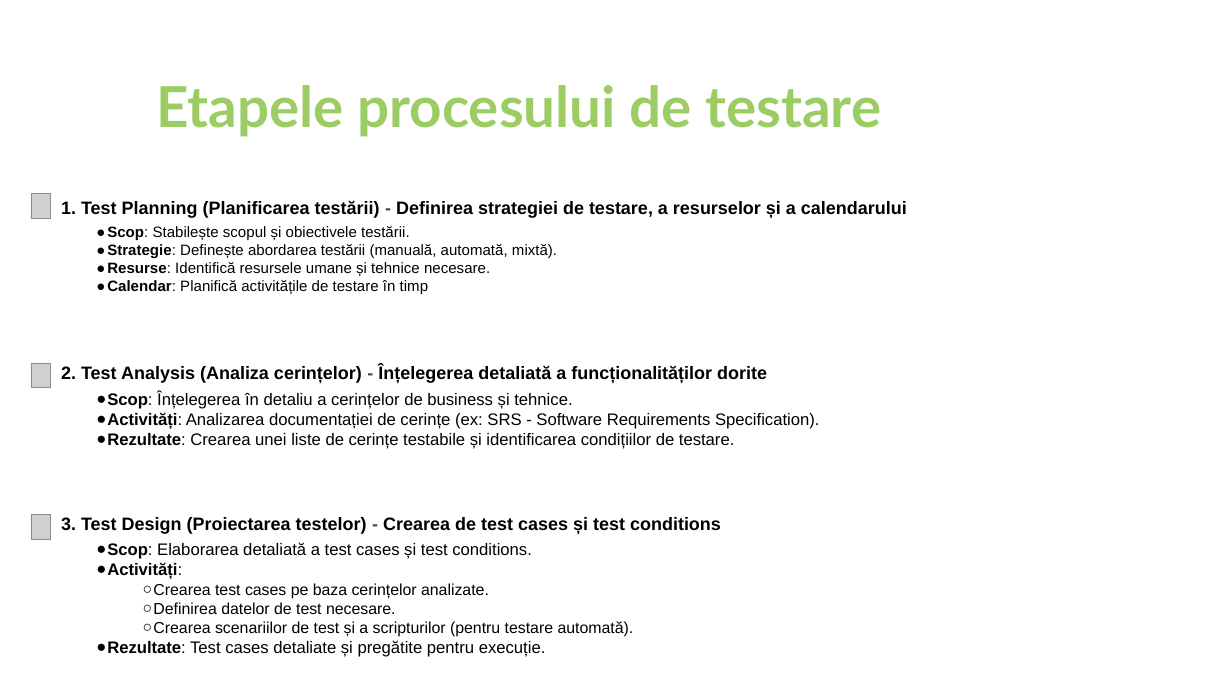
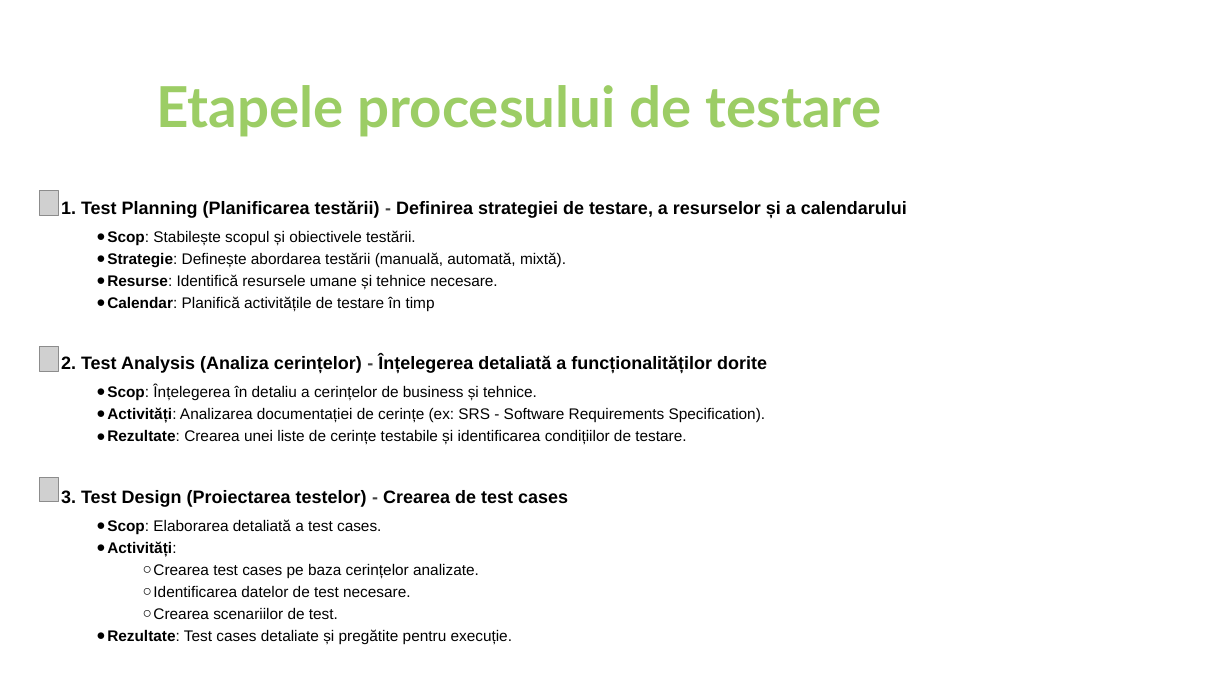
Before and after one commit to AlinT84/Testing-Project-for-Automation-Exercise-E-commerce-Website, a slide deck: slide 3 of Testing Project for Automation Exercise E-commerce Website.pptx. Drawn at 1232x693 pixels with LibreOffice and Linux fonts; fonts in the diff are those of the drawing; grey boxes stand for pictures; background and template pictures are left out. Boxes give left, top, right and bottom in pixels: in the first picture for what was removed or moved away, otherwise in the second. Text is boxed around its words. In the diff, an @@ line names an element or a change of style, - is before the commit and + after.

```diff
--- a/Testing Project for Automation Exercise E-commerce Website.pptx
+++ b/Testing Project for Automation Exercise E-commerce Website.pptx
@@ picture: place and size @@
-picture at [31,194,51,219]
+picture at [39,191,58,216]
@@ text at [61,200,907,645]: size 11.7 to 12 pt in "Scop: Stabilește scopul și obiectivele testării.", "Strategie: Definește abordarea testării (manuală, automată,  ...", "Resurse: Identifică resursele umane și tehnice necesare.", "Calendar: Planifică activitățile de testare în timp"; size 13 to 12 pt in "Scop: Înțelegerea în detaliu a cerințelor de ...", "Activități: Analizarea documentației de cerințe (ex: SRS ...", "Rezultate: Crearea unei liste de cerințe testabile ...", "Activități:" and 1 more places; size 12.3 to 12 pt in "Crearea test cases pe baza cerințelor analizate."; line spacing 1 to 1.2; more space between paragraphs @@
@@ picture: place and size @@
-picture at [31,363,51,388]
+picture at [39,347,58,372]
@@ picture: place and size @@
-picture at [31,515,51,540]
+picture at [39,478,58,503]
@@ text at [61,490,568,534]: text changed @@
-3. Test Design (Proiectarea testelor) - Crearea de test cases și test conditions
-  ● Scop: Elaborarea detaliată a test cases și test conditions.
+3. Test Design (Proiectarea testelor) - Crearea de test cases
+  ● Scop: Elaborarea detaliată a test cases.
@@ text at [153,586,410,619]: text changed; size 12.3 to 12 pt @@
-      ○ Definirea datelor de test necesare.
-      ○ Crearea scenariilor de test și a scripturilor (pentru testare automată).
+      ○ Identificarea datelor de test necesare.
+      ○ Crearea scenariilor de test.
```
Also in this commit, not shown: 4 other slides changed, 1 other file.
